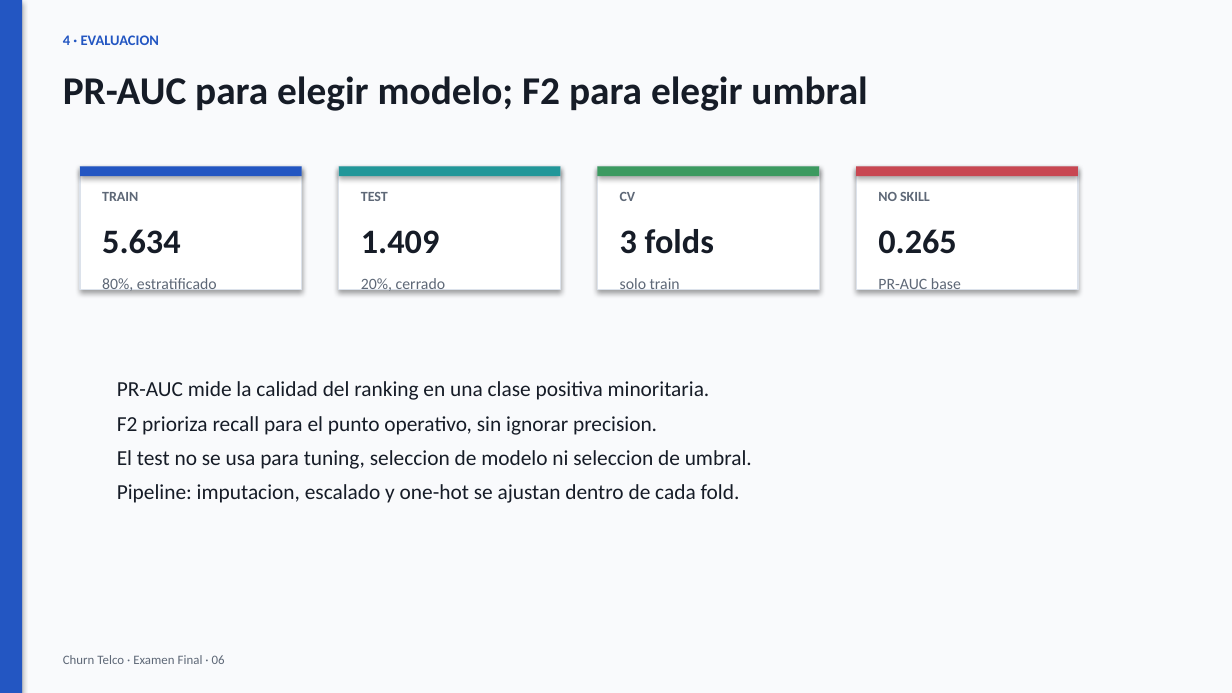
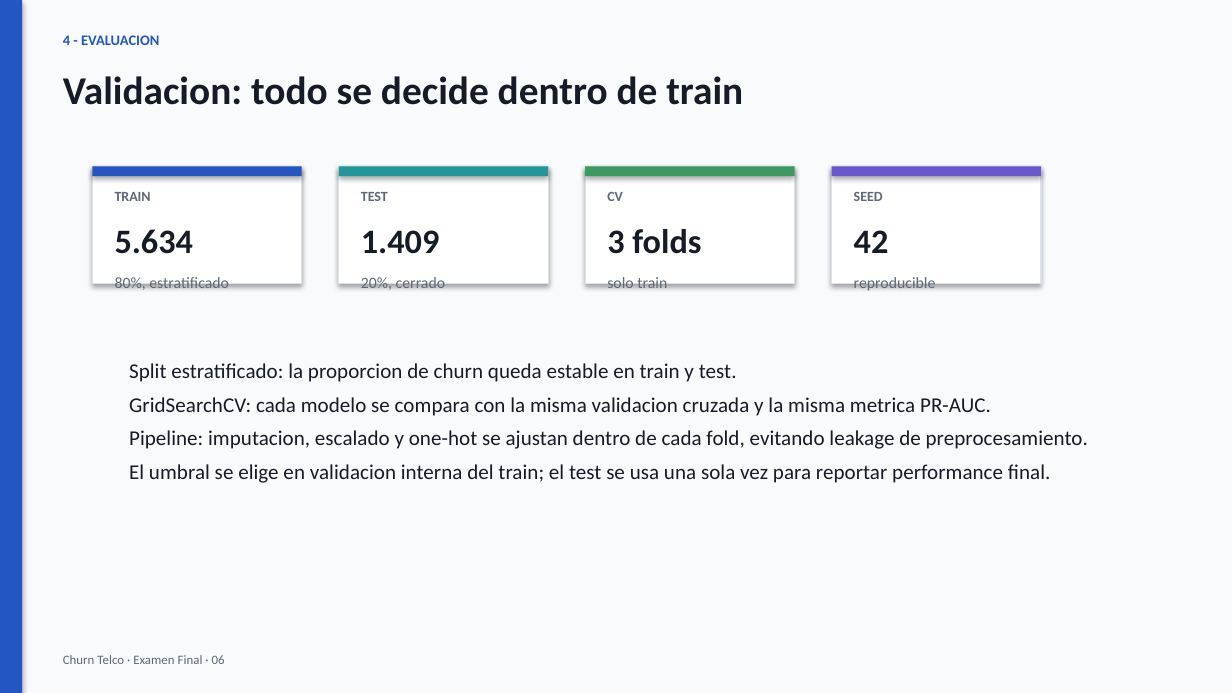
Before and after one commit to matigold22/Final_Predictiva, a slide deck: slide 6 of presentation/final/Presentacion_Final_Churn_Redesign.pptx. Drawn at 1232x693 pixels with LibreOffice and Linux fonts; fonts in the diff are those of the drawing. Boxes give left, top, right and bottom in pixels: in the first picture for what was removed or moved away, otherwise in the second. Text is boxed around its words. In the diff, an @@ line names an element or a change of style, - is before the commit and + after.

```diff
--- a/presentation/final/Presentacion_Final_Churn_Redesign.pptx
+++ b/presentation/final/Presentacion_Final_Churn_Redesign.pptx
@@ text at (63,35,159,45): text changed @@
-4 · EVALUACION
+4 - EVALUACION
@@ text at (63,76,743,105): text changed @@
-PR-AUC para elegir modelo; F2 para elegir umbral
+Validacion: todo se decide dentro de train
@@ rectangle: place and size @@
-rectangle at (80,166,302,176)
+rectangle at (92,166,302,176)
@@ rectangle: place and size @@
-rectangle at (80,166,302,290)
+rectangle at (92,166,302,283)
@@ rectangle: place and size @@
-rectangle at (339,166,561,176)
+rectangle at (339,166,548,176)
@@ rectangle: place and size @@
-rectangle at (339,166,561,290)
+rectangle at (339,166,548,283)
@@ rectangle: place and size @@
-rectangle at (598,166,819,176)
+rectangle at (585,166,795,176)
@@ rectangle: place and size @@
-rectangle at (598,166,819,290)
+rectangle at (585,166,795,283)
@@ rectangle: place and size @@
-rectangle at (856,166,1078,290)
+rectangle at (832,166,1041,283)
@@ rectangle: place and size @@
-rectangle at (856,166,1078,176)
+rectangle at (832,166,1041,176)
@@ rectangle at (832,166,1041,176): fill #C84752 to #6856CC @@
@@ text "TRAIN": place and size @@
-text "TRAIN" at (102,192,138,201)
+text "TRAIN" at (115,192,151,201)
@@ text "CV": place and size @@
-text "CV" at (620,192,636,201)
+text "CV" at (607,192,623,201)
@@ text at (854,192,883,201): text changed @@
-NO SKILL
+SEED
@@ text "5.634": place and size @@
-text "5.634" at (102,229,180,254)
+text "5.634" at (115,229,193,254)
@@ text "3 folds": place and size @@
-text "3 folds" at (620,229,714,254)
+text "3 folds" at (607,229,701,254)
@@ text at (854,230,889,253): text changed @@
-0.265
+42
@@ text "80%, estratificado": place and size @@
-text "80%, estratificado" at (102,278,217,293)
+text "80%, estratificado" at (115,277,229,290)
@@ text "solo train" rewrapped from (620,278,680,293) to (607,277,667,288) @@
@@ text at (854,277,936,291): text changed @@
-PR-AUC base
+reproducible
@@ text at (129,363,1088,483): text changed; size 12.5 to 12.3 pt @@
-PR-AUC mide la calidad del ranking en una clase positiva minoritaria.
-F2 prioriza recall para el punto operativo, sin ignorar precision.
-El test no se usa para tuning, seleccion de modelo ni seleccion de umbral.
-Pipeline: imputacion, escalado y one-hot se ajustan dentro de cada fold.
+Split estratificado: la proporcion de churn queda estable en train y test.
+GridSearchCV: cada modelo se compara con la misma validacion cruzada y la misma metrica PR-AUC.
+Pipeline: imputacion, escalado y one-hot se ajustan dentro de cada fold, evitando leakage de preprocesamiento.
+El umbral se elige en validacion interna del train; el test se usa una sola vez para reportar performance final.
```
Also in this commit, not shown: 9 other slides changed, 2 slides added, 2 slides removed, 5 other files.
